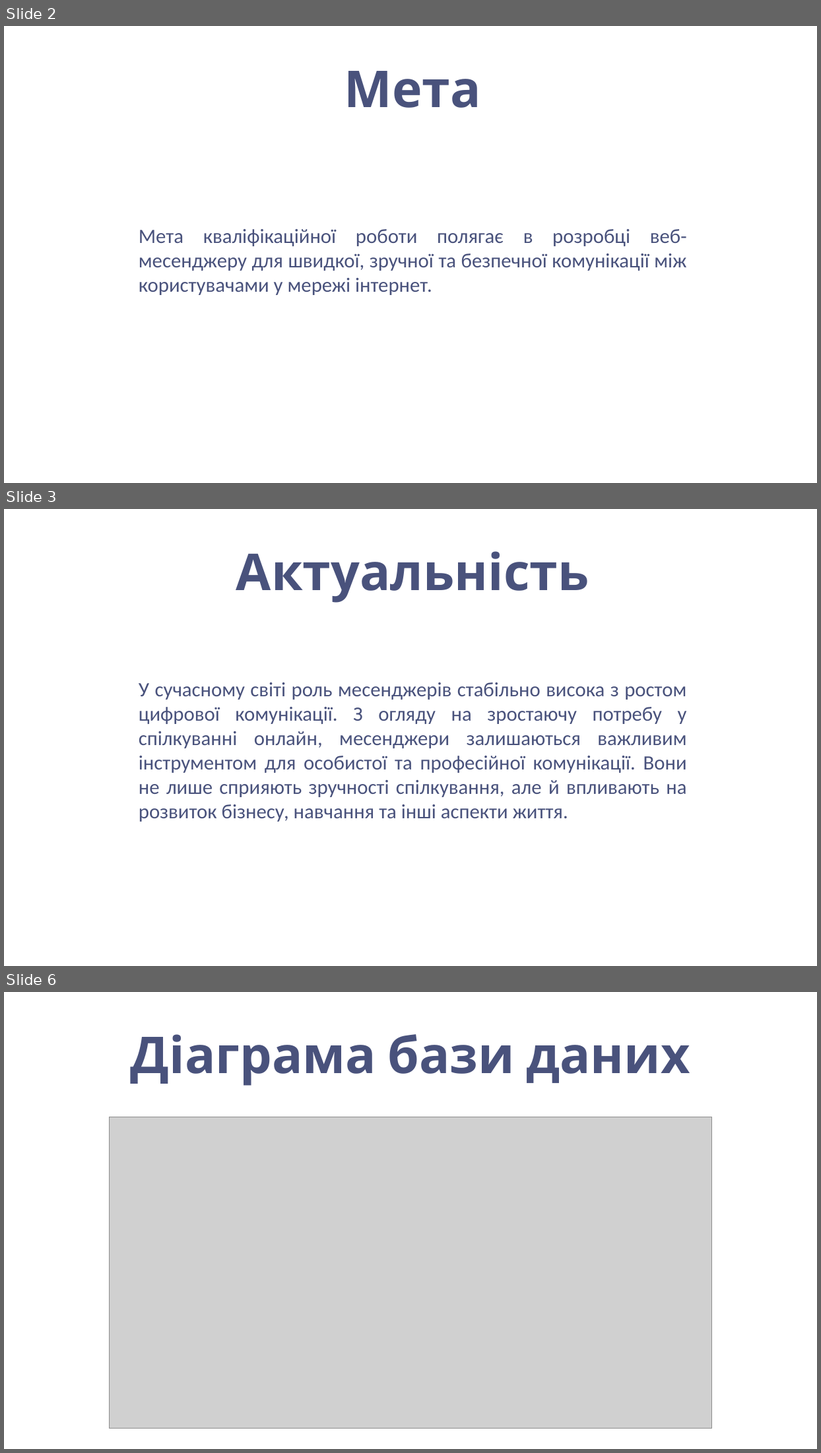
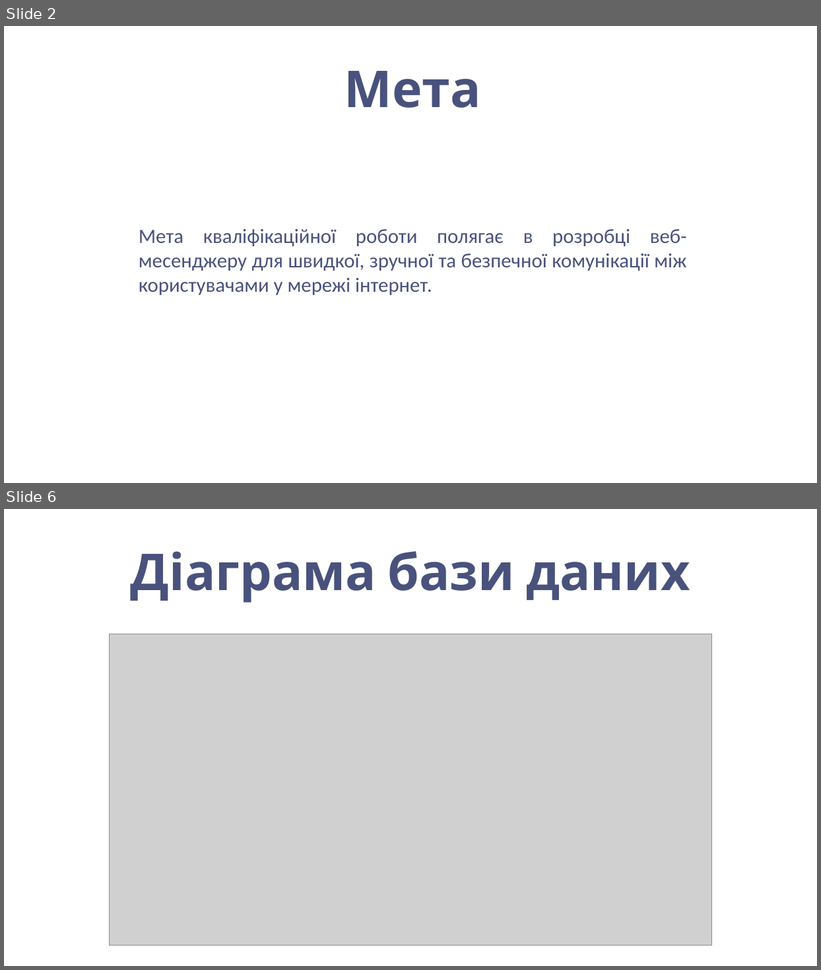
Before and after one commit to grozer221/Diplom, a slide deck: Презентація.pptx. Shown one above the other, each under a label of ours: slides 2, 3 and 6 before the commit, slides 2 and 6 after it; the slides between them are not shown. The pictures are 821x1453 and 821x970 pixels, drawn with LibreOffice and Linux fonts; fonts in the diff are those of the drawing; grey boxes stand for pictures; background and template pictures are left out. Boxes give left, top, right and bottom in pixels: in the first picture for what was removed or moved away, otherwise in the second. Text is boxed around its words. In the diff, an @@ line names an element or a change of style, - is before the commit and + after.

```diff
--- a/Презентація.pptx
+++ b/Презентація.pptx
@@ slide 3 removed at box(4, 509, 817, 966), background picture (left out) @@
@@ title removed at box(236, 551, 589, 603) @@
-Актуальність
@@ text removed at box(139, 683, 687, 822) @@
-У сучасному світі роль месенджерів стабільно висока з ростом цифрової комунікації. З огляду на зростаючу потребу у спілкуванні онлайн, месенджери залишаються важливим інструментом для особистої та професійної комунікації. Вони не лише сприяють зручності спілкування, але й впливають на розвиток бізнесу, навчання та інші аспекти життя.
```
Also in this commit, not shown: 4 slides changed, 2 slides added, 2 other files.
